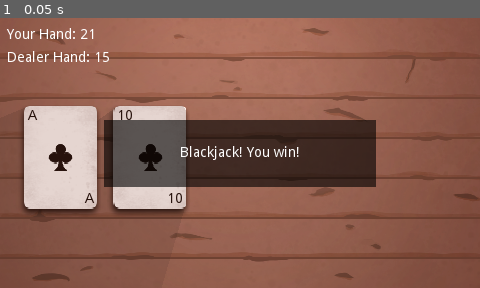
Above: before the commit, frame 1.
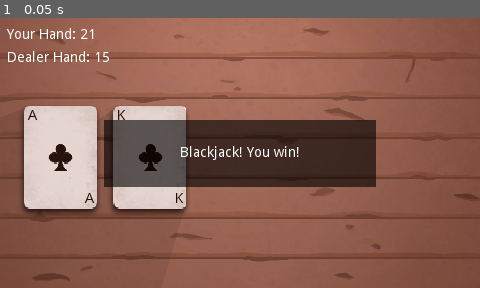
Above: after the commit, the same moment.

Repository: cjordanOU/godot-blackjack
Game: Godot game, scene res://Data/Scenes/Blackjack.tscn
The game is run twice, just before and just after one commit, with the same random seed, the same clock (stepped at 60 frames per second) and the same inputs.
Inputs:
- Up to frame 1 (0.05 s): no input

The runs differ from the first frame. In frame 1, 0.1% of the frame differs, in the area x 24-39%, y 34-69%.

Commit message:
started logic rewrite

Diff:
--- a/Data/Scripts/Blackjack.gd
+++ b/Data/Scripts/Blackjack.gd
@@ -4,36 +4,27 @@
 # Declaring Variables
 
 var rng = RandomNumberGenerator.new()
+export var buyInAmount = 100
+var suits = ['Clubs','Diamonds','Hearts', 'Spades']
+var cardValues = {"A": 11, 2: 2, 3: 3, 4: 4, 5: 5, 6: 6, 7: 7, 8: 8, 9: 9, 10: 10, "J": 10, "Q": 10, "K": 10 }
+
+var clubsCardsRemaining = ["A", 2, 3, 4, 5, 6, 7, 8 , 9, 10, "J", "Q", "K"]
+var diamondsCardsRemaining = ["A", 2, 3, 4, 5, 6, 7, 8 , 9, 10, "J", "Q", "K"]
+var heartsCardsRemaining = ["A", 2, 3, 4, 5, 6, 7, 8 , 9, 10, "J", "Q", "K"]
+var spadesCardsRemaining = ["A", 2, 3, 4, 5, 6, 7, 8 , 9, 10, "J", "Q", "K"]
+
+var playerCard = [] # Array that stores what value the players cards have
+var dealerCard = [] # Array that stores what value the dealers cards have
+
 var playerHand: = 0
 var dealerHand: = 0
 var dealerShownHand = 0
-var playerCard1 = 0
-var playerCard2 = 0
-var playerCard3 = 0
-var playerCard4 = 0
-var playerCard5 = 0
-var playerCard6 = 0
-var playerCard7 = 0
-var playerCard8 = 0
-var playerCard9 = 0
-var dealerCard1 = 0
-var dealerCard2 = 0
-var dealerCard3 = 0
-var dealerCard4 = 0
-var dealerCard5 = 0
-var dealerCard6 = 0
-var dealerCard7 = 0
-var currentCard = 2 # What card the player is currently on
-var gameEnded = false
+export var playerChips = 100
+var currentCard = 2
+
+var roundEnded = false
 var playerVictory = false
-var playerHasAce = false
-var dealerHasAce = false
-var playerHas2Aces = false
-var dealerHas2Aces = false
-var playerHas3Aces = false
-var dealerHas3Aces = false
-var playerHas4Aces = false
-var dealerHas4Aces = false
+var playerTurn = true
 
 
 onready var hudPlayer = $GUI/HUD/MarginContainer/Data/playerHand
@@ -66,13 +57,13 @@
 
 # Called when the node enters the scene tree for the first time.
 func _ready():
-	playerCard1 = get_new_card()
-	playerCard2 = get_new_card()
-	dealerCard1 = get_new_card()
-	dealerCard2 = get_new_card()
-	playerHand = playerCard1 + playerCard2
-	dealerHand = dealerCard1 + dealerCard2
-	dealerShownHand = dealerHand - dealerCard1
+	playerCard.append(get_new_card())
+	playerCard.append(get_new_card())
+	dealerCard.append(get_new_card())
+	dealerCard.append(get_new_card())
+	playerHand = cardValues.get(playerCard[0]) + cardValues.get(playerCard[1]) # Matches card values with cards
+	dealerHand = cardValues.get(dealerCard[0]) + cardValues.get(dealerCard[1]) # Matches card values with cards
+	dealerShownHand = dealerHand - cardValues.get(dealerCard[0]) # Matches card values with cards
 	check_for_natural()
 
 
@@ -82,9 +73,33 @@
 	display_card()
 	screenshot()
 
+# Deals a new card
+func get_new_card():
+	var card: int
+	var rngType: float
+	rng.randomize()
+
+	# Modified RNG chances for better gameplay
+	rngType = rng.randf_range(0,1)
+	if rngType >.65:
+		card = rng.randi_range(1, 7)
+	else:
+		card = rng.randi_range(1, 13)
+
+	# Ace card logic
+	if card == 1: return "A"
+
+	# Face card logic
+	if card > 10:
+		if card == 11: return "J"
+		if card == 12: return "Q"
+		if card == 13: return "K"
+
+	return card
+
 
 func check_for_natural():
-	if playerCard1 == 11 and playerCard2 == 10 or playerCard1 == 10 and playerCard2 == 11:
+	if cardValues.get(playerCard[0]) == 11 and cardValues.get(playerCard[1]) == 10 or cardValues.get(playerCard[0]) == 10 and cardValues.get(playerCard[1]) == 11:
 		if dealerHand != 21:
 			hit_or_stand.visible = false
 			display_hud_data()
@@ -92,7 +107,7 @@
 			GameEndBox.visible = true
 
 			hudWL.text = ("Blackjack! You win!")
-			gameEnded = true
+			roundEnded = true
 			playerVictory = true
 		else:
 			hit_or_stand.visible = false
@@ -101,7 +116,7 @@
 			GameEndBox.visible = true
 
 			hudWL.text = ("Tie!")
-			gameEnded = true
+			roundEnded = true
 
 
 func display_hud_data():
@@ -113,88 +128,38 @@
 
 
 func display_card():
-	if playerCard1 == 1 or playerCard1 == 11:
-		Card1Top.text = "A"
-		Card1Btm.text = "A"
-		playerHasAce = true
-	else:
-		Card1Top.text = str(playerCard1)
-		Card1Btm.text = str(playerCard1)
-
-	if playerCard2 == 1 or playerCard2 == 11:
-		Card2Top.text = "A"
-		Card2Btm.text = "A"
-		playerHasAce = true
-	else:
-		Card2Top.text = str(playerCard2)
-		Card2Btm.text = str(playerCard2)
-
-	if playerCard3 != 0:
+	Card1Top.text = str(playerCard[0])
+	Card1Btm.text = str(playerCard[0])
+
+	Card2Top.text = str(playerCard[1])
+	Card2Btm.text = str(playerCard[1])
+
+	if playerCard.size() == 3:
 		Card3.visible = true
-		if playerCard3 == 1 or playerCard3 == 11:
-			Card3Top.text = "A"
-			Card3Btm.text = "A"
-			playerHasAce = true
-		else:
-			Card3Top.text = str(playerCard3)
-			Card3Btm.text = str(playerCard3)
-
-	if playerCard4 != 0:
+		Card3Top.text = str(playerCard[2])
+		Card3Btm.text = str(playerCard[2])
+
+	if playerCard.size() == 4:
 		Card4.visible = true
-		if playerCard4 == 1 or playerCard4 == 11:
-			Card4Top.text = "A"
-			Card4Btm.text = "A"
-			playerHasAce = true
-		else:
-			Card4Top.text = str(playerCard4)
-			Card4Btm.text = str(playerCard4)
-
-	if playerCard5 != 0:
+		Card4Top.text = str(playerCard[3])
+		Card4Btm.text = str(playerCard[3])
+
+	if playerCard.size() == 5:
 		Card5.visible = true
-		if playerCard5 == 1 or playerCard5 == 11:
-			Card5Top.text = "A"
-			Card5Btm.text = "A"
-			playerHasAce = true
-		else:
-			Card5Top.text = str(playerCard5)
-			Card5Btm.text = str(playerCard5)
-
-# Deals a new card
-func get_new_card():
-	var card: int
-	var rngType: float
-	rng.randomize()
-
-	# Modified RNG chances for better gameplay
-	rngType = rng.randf_range(0,1)
-	if rngType >.65:
-		card = rng.randi_range(1, 7)
-	else:
-		card = rng.randi_range(1, 13)
-
-	# Ace card logic
-	if card == 1: return 11
-
-	# Face card logic
-	if card >= 10: return 10
-
-	return card
+		Card5Top.text = str(playerCard[4])
+		Card5Btm.text = str(playerCard[4])
 
 
 func play_dealer_hand():
 	if dealerHand < 17:
 		dealerHand = dealerHand + get_new_card()
 		# This can definitely be simplified
-		if dealerCard3 == 0:
-			dealerCard3 = dealerHand - dealerCard1 - dealerCard2
-			dealerShownHand = dealerHand - dealerCard1
+		if dealerCard.size() == 3:
+			dealerCard[2] = dealerHand - cardValues.get(dealerCard[0]) - cardValues.get(dealerCard[1])
+			dealerShownHand = dealerHand - cardValues.get(dealerCard[0])
 		else:
-			dealerCard4 = dealerHand - dealerCard1 - dealerCard2 - dealerCard3
-			dealerShownHand = dealerHand - dealerCard1
-	#print("dCard1: " + str(dealerCard1))
-	#print("dCard2: " + str(dealerCard2))
-	#print("dCard3: " + str(dealerCard3))
-	#print("dCard4: " + str(dealerCard4))
+			dealerCard[3] = dealerHand - cardValues.get(dealerCard[0]) - cardValues.get(dealerCard[1]) - cardValues.get(dealerCard[2])
+			dealerShownHand = dealerHand - cardValues.get(dealerCard[0])
 	return dealerHand
 
 
@@ -206,25 +171,25 @@
 	GameEndBox.visible = true
 	if playerHand > 21:
 		hudWL.text = ("You lose! You have gone bust!")
-		gameEnded = true
-
-	if playerHand == dealerHand and gameEnded == false:
+		roundEnded = true
+
+	if playerHand == dealerHand and roundEnded == false:
 		hudWL.text = ("Tie!")
-		gameEnded = true
-
-	if dealerHand > 21 and playerHand <= 21 and gameEnded == false:
+		roundEnded = true
+
+	if dealerHand > 21 and playerHand <= 21 and roundEnded == false:
 		hudWL.text = ("You win! The dealer has gone bust!")
-		gameEnded = true
+		roundEnded = true
 		playerVictory = true
 
-	if playerHand > dealerHand and playerHand <= 21 and gameEnded == false:
+	if playerHand > dealerHand and playerHand <= 21 and roundEnded == false:
 		hudWL.text = ("You win! You beat the dealer!")
-		gameEnded = true
+		roundEnded = true
 		playerVictory = true
 
-	if playerHand < dealerHand and dealerHand <= 21 and gameEnded == false:
+	if playerHand < dealerHand and dealerHand <= 21 and roundEnded == false:
 		hudWL.text = ("You lose! The dealer beat you!")
-		gameEnded = true
+		roundEnded = true
 
 	restartGame.visible = true
 
@@ -232,29 +197,29 @@
 func _on_Hit_pressed():
 	currentCard += 1
 	if currentCard == 3:
-		playerCard3 = get_new_card()
-		playerHand = playerHand + playerCard3
+		playerCard.append(get_new_card())
+		playerHand = playerHand + cardValues.get(playerCard[2])
 		# Ace Logic
-		if playerCard3 == 11:
+		if str(playerCard[2]) == "A":
 			if playerHand > 21:
-				playerCard3 = 1
-				playerHand = playerCard1 + playerCard2 + playerCard3
+				playerCard.insert(2, 1)
+				playerHand = cardValues.get(playerCard[0]) + cardValues.get(playerCard[1]) + cardValues.get(playerCard[2])
 	if currentCard == 4:
-		playerCard4 = get_new_card()
-		playerHand = playerHand + playerCard4
+		playerCard.append(get_new_card())
+		playerHand = playerHand + cardValues.get(playerCard[3])
 		# Ace Logic
-		if playerCard4 == 11:
+		if str(playerCard[3]) == "A":
 			if playerHand > 21:
-				playerCard4 = 1
-				playerHand = playerCard1 + playerCard2 + playerCard3 + playerCard4
+				playerCard.insert(3, 1)
+				playerHand = cardValues.get(playerCard[0]) + cardValues.get(playerCard[1]) + cardValues.get(playerCard[2]) + cardValues.get(playerCard[3])
 	if currentCard == 5:
-		playerCard5 = get_new_card()
-		playerHand = playerHand + playerCard5
+		playerCard.append(get_new_card())
+		playerHand = playerHand + playerCard[4]
 		# Ace Logic
-		if playerCard5 == 11:
+		if str(playerCard[4]) == "A":
 			if playerHand > 21:
-				playerCard5 = 1
-				playerHand = playerCard1 + playerCard2 + playerCard3 + playerCard4 + playerCard5
+				playerCard.insert(4, 1)
+				playerHand = cardValues.get(playerCard[0]) + cardValues.get(playerCard[1]) + cardValues.get(playerCard[2]) + cardValues.get(playerCard[3]) + cardValues.get(playerCard[4])
 
 	if playerHand > 21:
 		determine_winner()
Not shown: 1 places in Data/Scenes/Blackjack.tscn that only renumber resources
